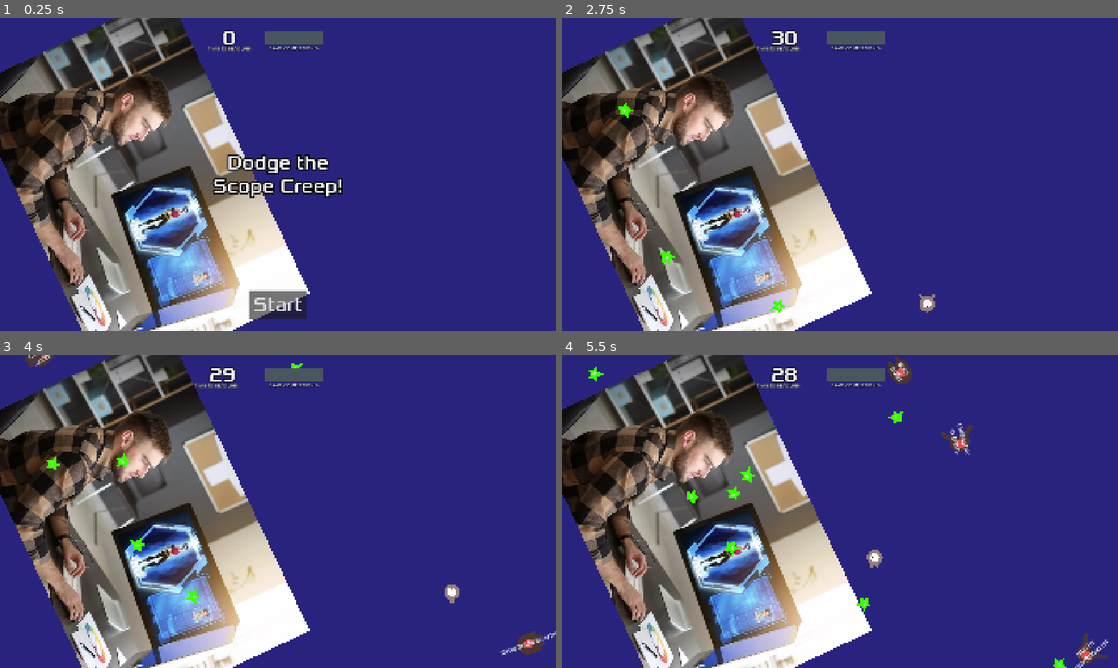
Above: before the commit, frames 1-4 (two rows, left to right).
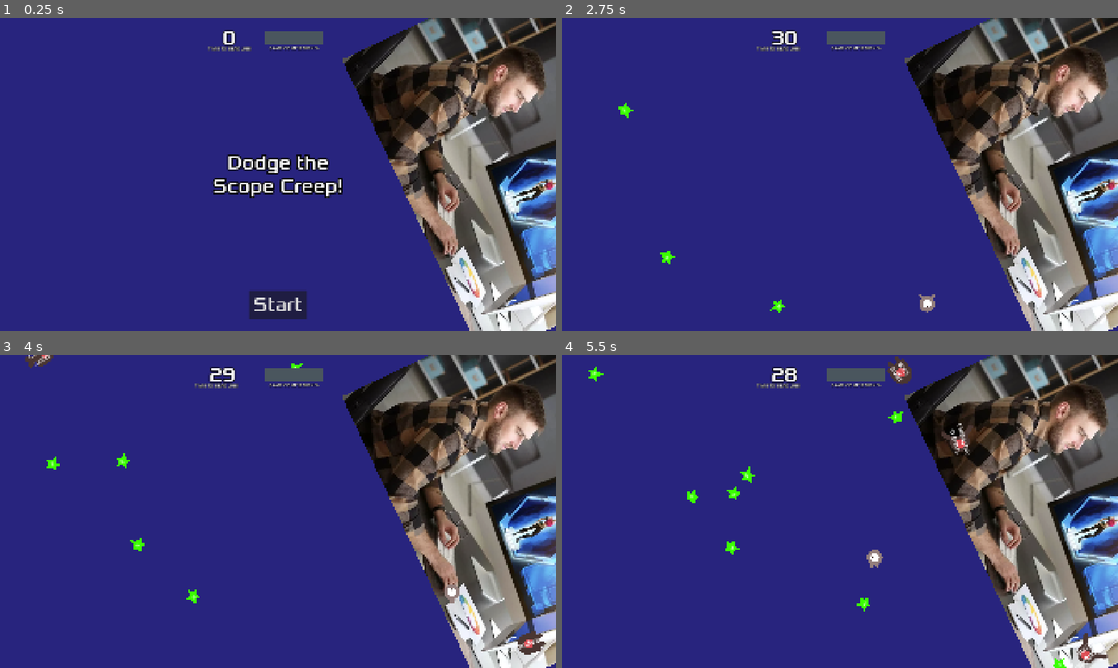
Above: after the commit, the same moments.

Repository: jorj-cedar/scope-creep
Game: Godot game, scene res://scenes/main.tscn
Two runs of this game, one before a commit and one after it. Both use one fixed random seed, a clock stepped at 60 frames per second and the inputs below.
Inputs:
- Up to frame 1 (0.25 s): no input
- Up to frame 2 (2.75 s): click "Start" at 0.5 s; hold Right (move_right) 1.28-2.03 s; hold Down (move_down) from 2.03 s (still down)
- Up to frame 3 (4 s): release Down (move_down) at 2.78 s; hold Right (move_right) 2.78-3.53 s; hold Up (move_up) from 3.53 s (still down)
- Up to frame 4 (5.5 s): release Up (move_up) at 4.28 s; hold Left (move_left) from 4.28 s (still down)

The runs differ from the first frame. In frame 1, 65% of the frame differs, in the area x 0-100%, y 0-100%; in frame 2, 66%; in frame 3, 65%; in frame 4, 65%.

Commit message:
Update main.tscn

Diff:
--- a/scenes/main.tscn
+++ b/scenes/main.tscn
@@ -29,10 +29,10 @@
 color = Color(0.15900984, 0.14016199, 0.49493188, 1)
 
 [node name="TextureRect" type="TextureRect" parent="."]
-offset_left = 580.0
-offset_top = -84.999985
-offset_right = 2172.0
-offset_bottom = 977.0
+offset_left = 1872.0
+offset_top = -182.99997
+offset_right = 3464.0
+offset_bottom = 879.0
 rotation = 1.129279
 scale = Vector2(0.7200019, 0.7200019)
 texture = ExtResource("3_7mycd")
